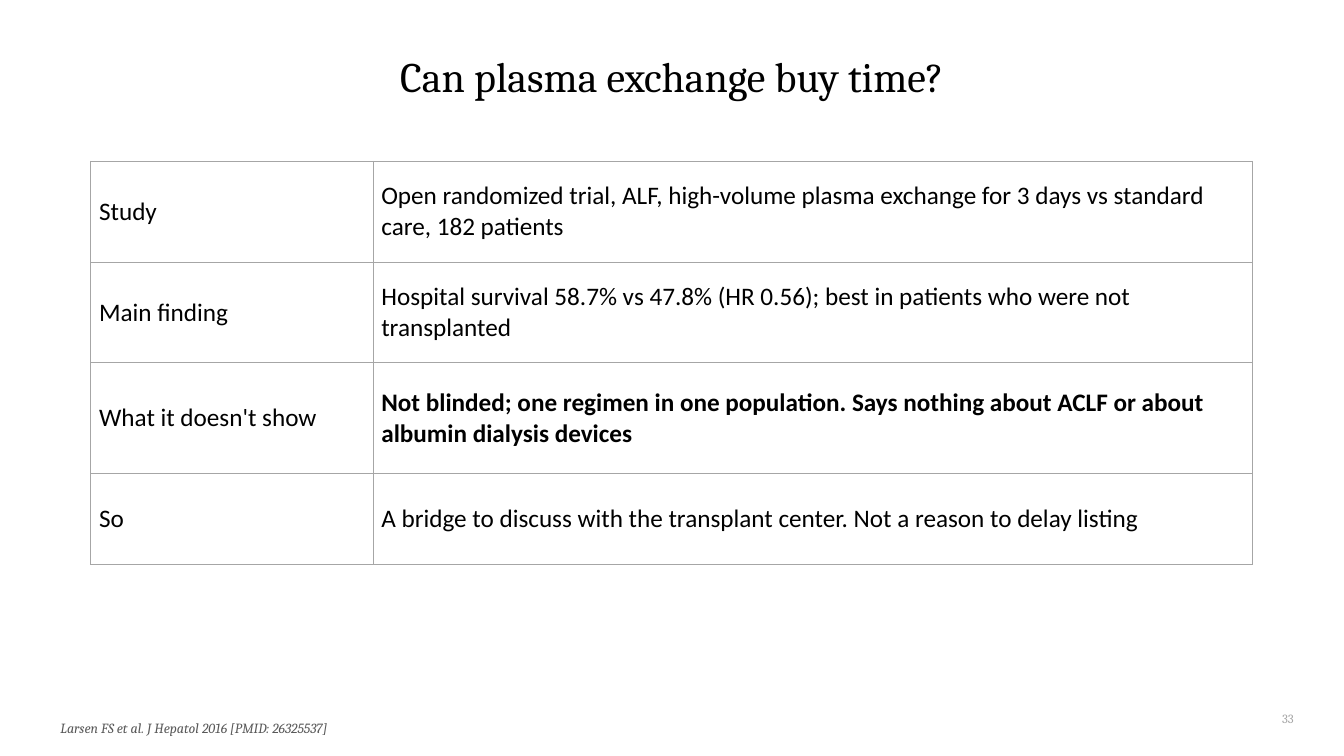
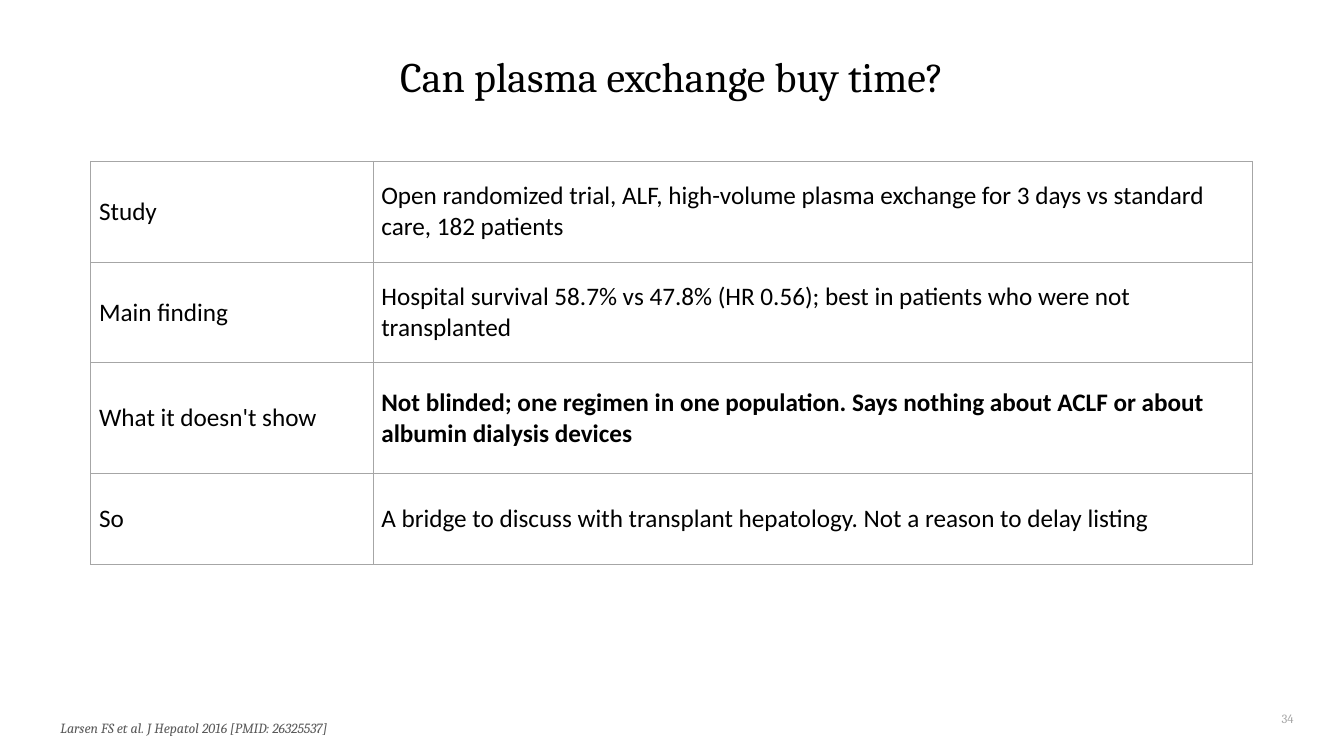
Before and after one commit to qaddodi/mohammad-almeqdadi-lectures, a slide deck: slide 34 of lectures/acute-liver-failure-aclf-in-icu/ALF and ACLF in the ICU.pptx (slide 33 before the commit). Drawn at 1344x756 pixels with LibreOffice and Linux fonts; fonts in the diff are those of the drawing. Boxes give left, top, right and bottom in pixels: in the first picture for what was removed or moved away, otherwise in the second. Text is boxed around its words. In the diff, an @@ line names an element or a change of style, - is before the commit and + after.

```diff
--- a/lectures/acute-liver-failure-aclf-in-icu/ALF and ACLF in the ICU.pptx
+++ b/lectures/acute-liver-failure-aclf-in-icu/ALF and ACLF in the ICU.pptx
@@ table at [91,161,1253,536] @@
-row 4, column 2: A bridge to discuss with the transplant center. Not a reason to delay listing
+row 4, column 2: A bridge to discuss with transplant hepatology. Not a reason to delay listing
@@ page number at [1282,715,1294,723]: text changed @@
-33
+34
```
Also in this commit, not shown: 10 other slides changed, 1 slide added, 2 other files.
